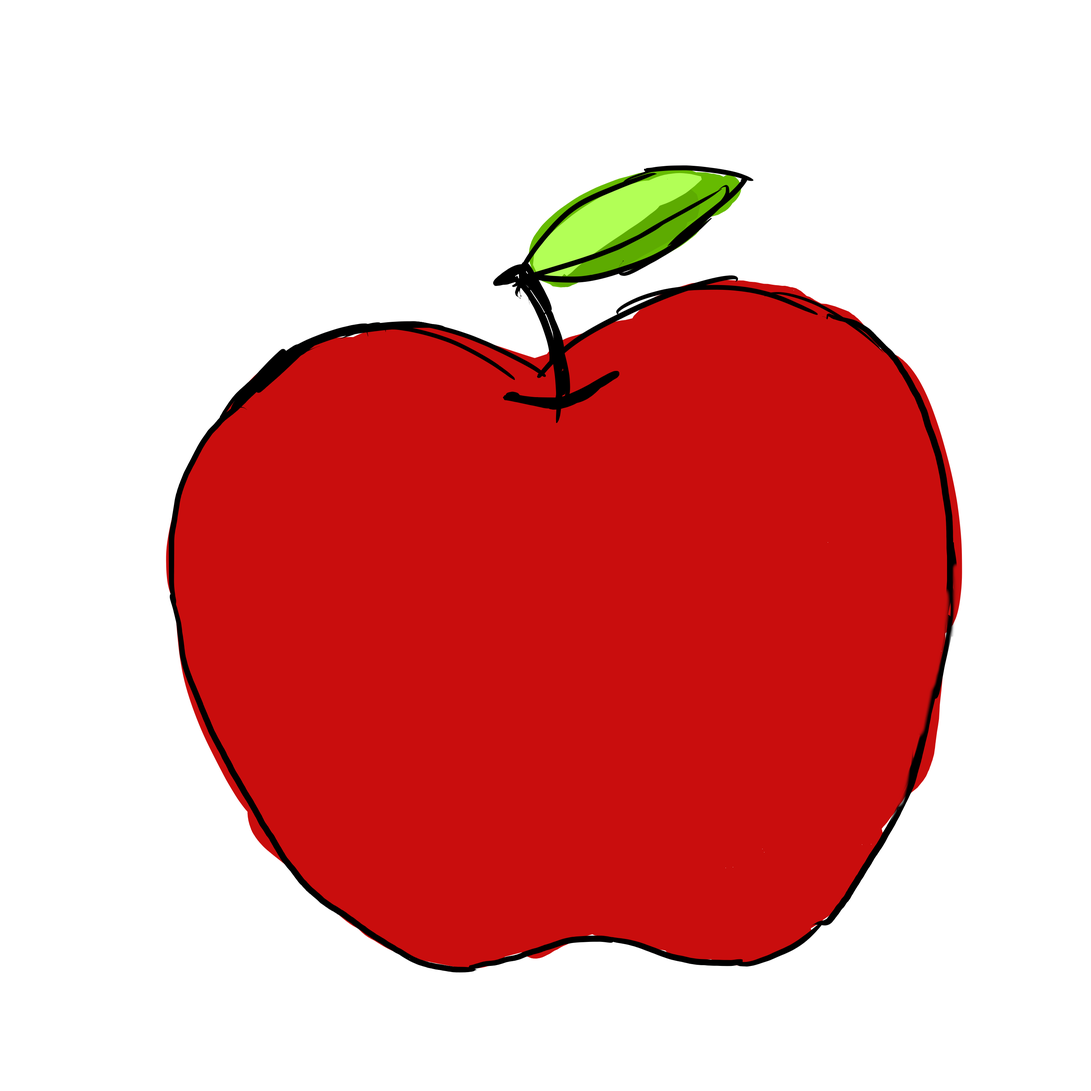
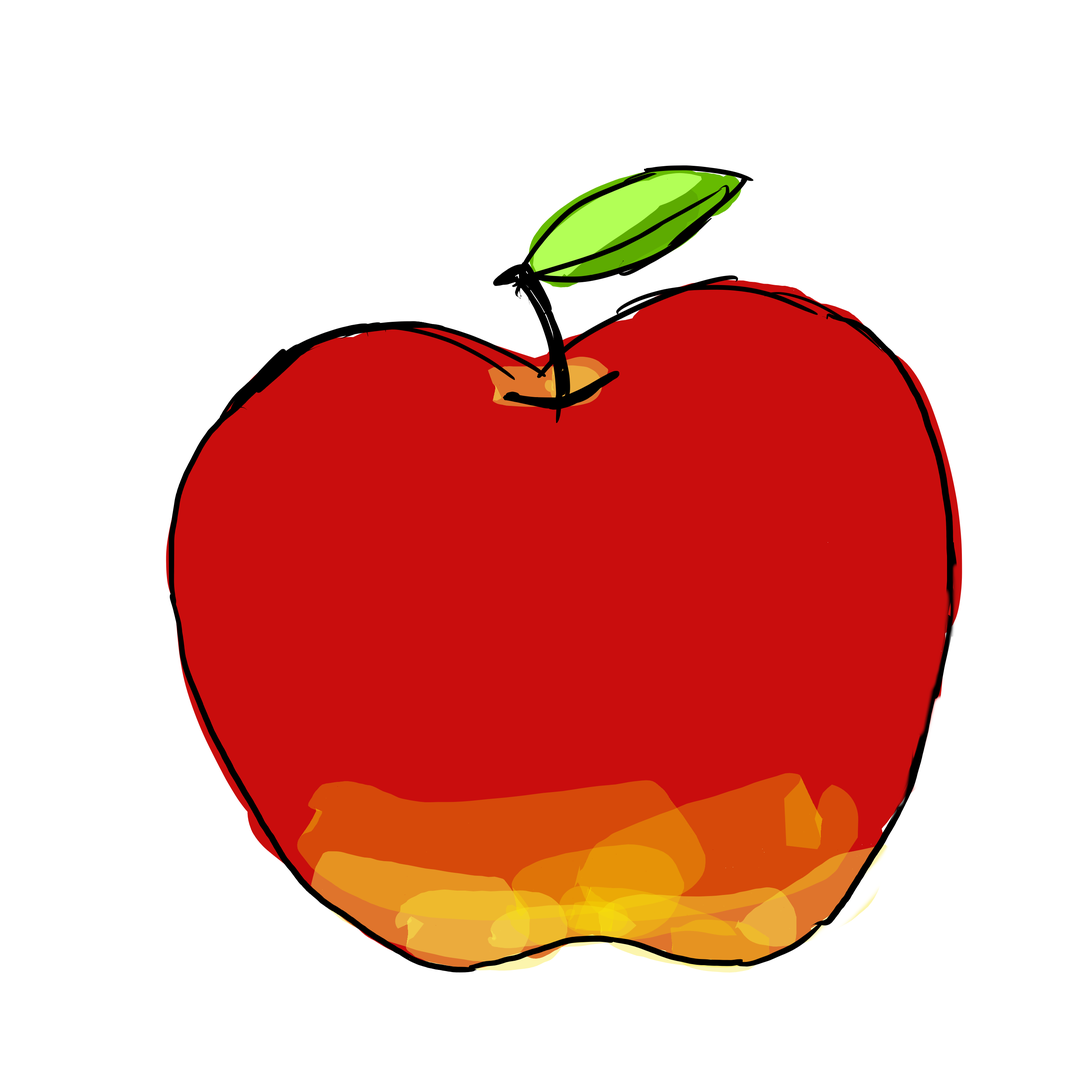
The second 1091x1091 image is a revision of the first. Changes to its layers:
painted on "レイヤー 4" over [297, 356, 942, 974]
